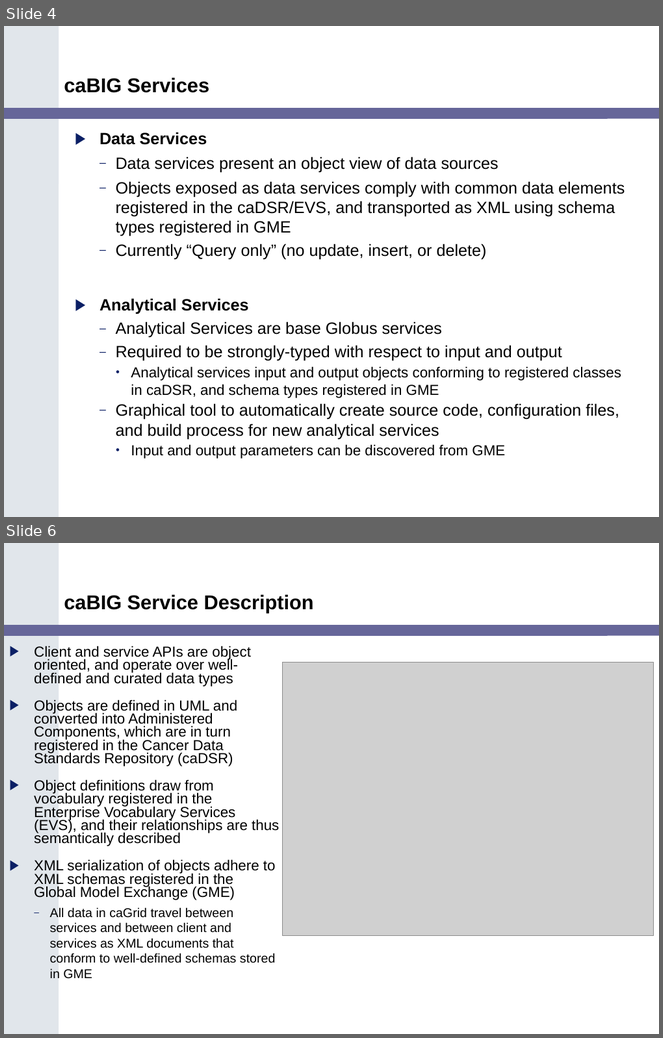
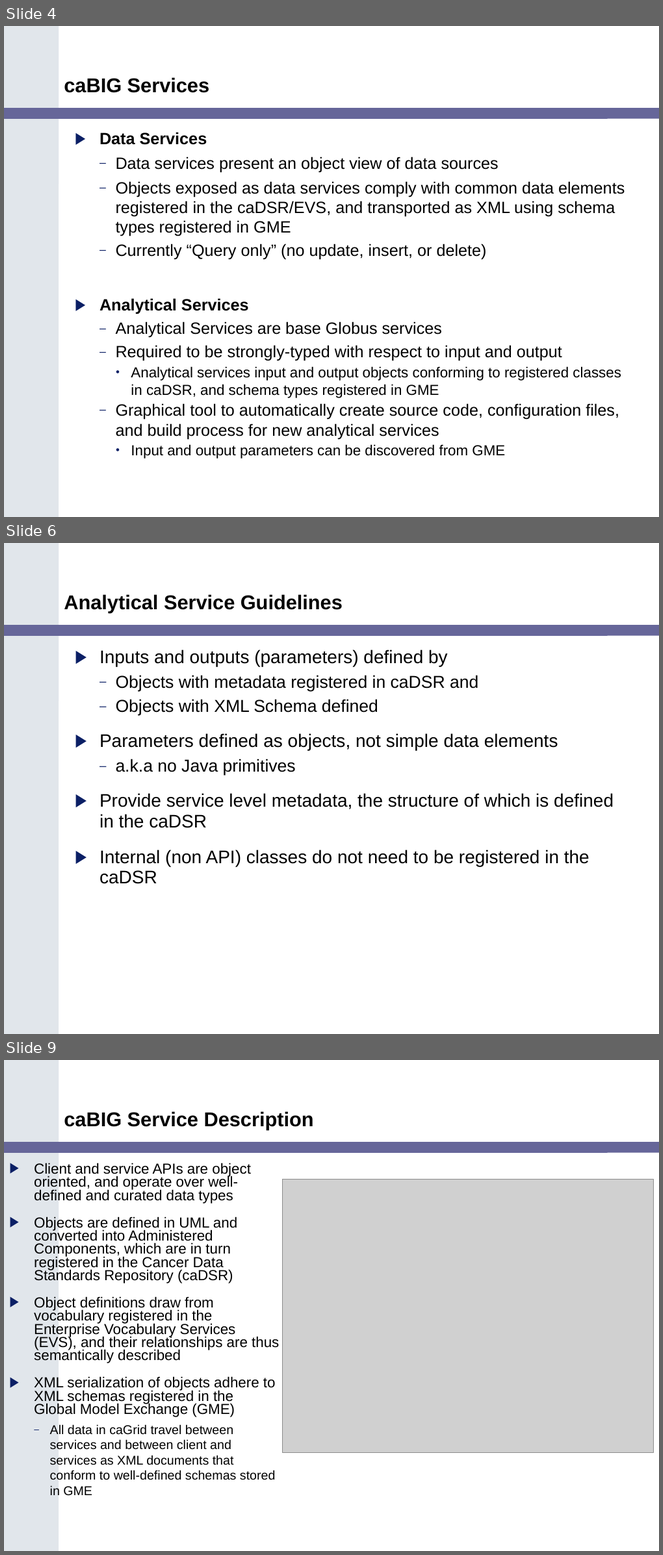
Before and after one commit to NCIP/cagrid-portal, a slide deck: cagrid-1-0/Documentation/presentations/200602_VCDE_ARCH/Service_Guidlines_Arch_VCDE_Feb2.ppt. Shown one above the other, each under a label of ours: slides 4 and 6 before the commit, slides 4, 6 and 9 after it; the slides between them are not shown. The pictures are 663x1038 and 663x1555 pixels, drawn with LibreOffice and Linux fonts; fonts in the diff are those of the drawing; grey boxes stand for pictures; background and template pictures are left out. Boxes give left, top, right and bottom in pixels: in the first picture for what was removed or moved away, otherwise in the second. Text is boxed around its words. In the diff, an @@ line names an element or a change of style, - is before the commit and + after.

```diff
--- a/cagrid-1-0/Documentation/presentations/200602_VCDE_ARCH/Service_Guidlines_Arch_VCDE_Feb2.ppt
+++ b/cagrid-1-0/Documentation/presentations/200602_VCDE_ARCH/Service_Guidlines_Arch_VCDE_Feb2.ppt
@@ slide 6 added at (4, 543, 659, 1034), background #FFFFFF; not listed: 2 template elements that a slide beside it also shows @@
@@ title added at (64, 594, 343, 613), 22 pt, text #000000, bold @@
+Analytical Service Guidelines
@@ text added at (100, 650, 614, 884), 20 pt, text #000000 @@
+▶ Inputs and outputs (parameters) defined by
+  – Objects with metadata registered in caDSR and
+  – Objects with XML Schema defined
+▶ Parameters defined as objects, not simple data elements
+  – a.k.a no Java primitives
+▶ Provide service level metadata, the structure of which is defined in the caDSR
+▶ Internal (non API) classes do not need to be registered in the caDSR
@@ what was slide 6 is now slide 9 @@
```
Also in this commit, not shown: 4 slides changed, 17 other slides added, 6 slides removed.
